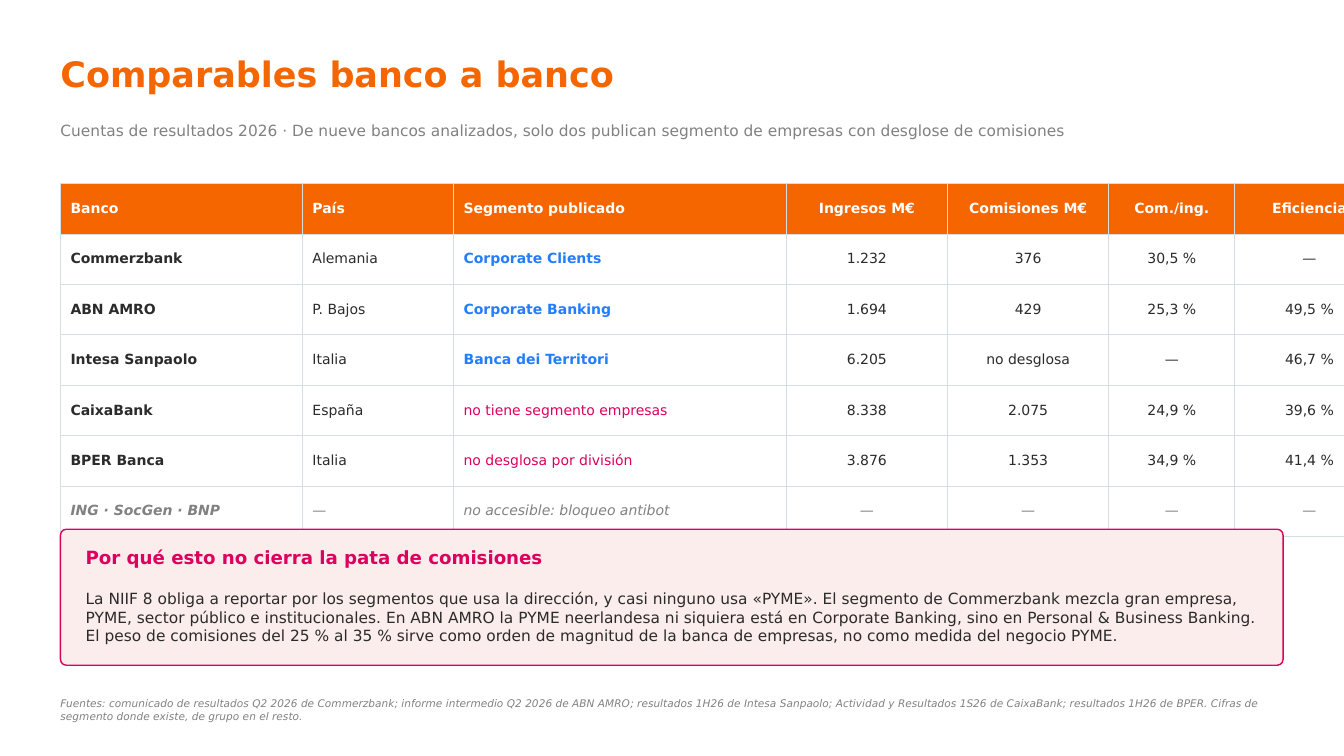
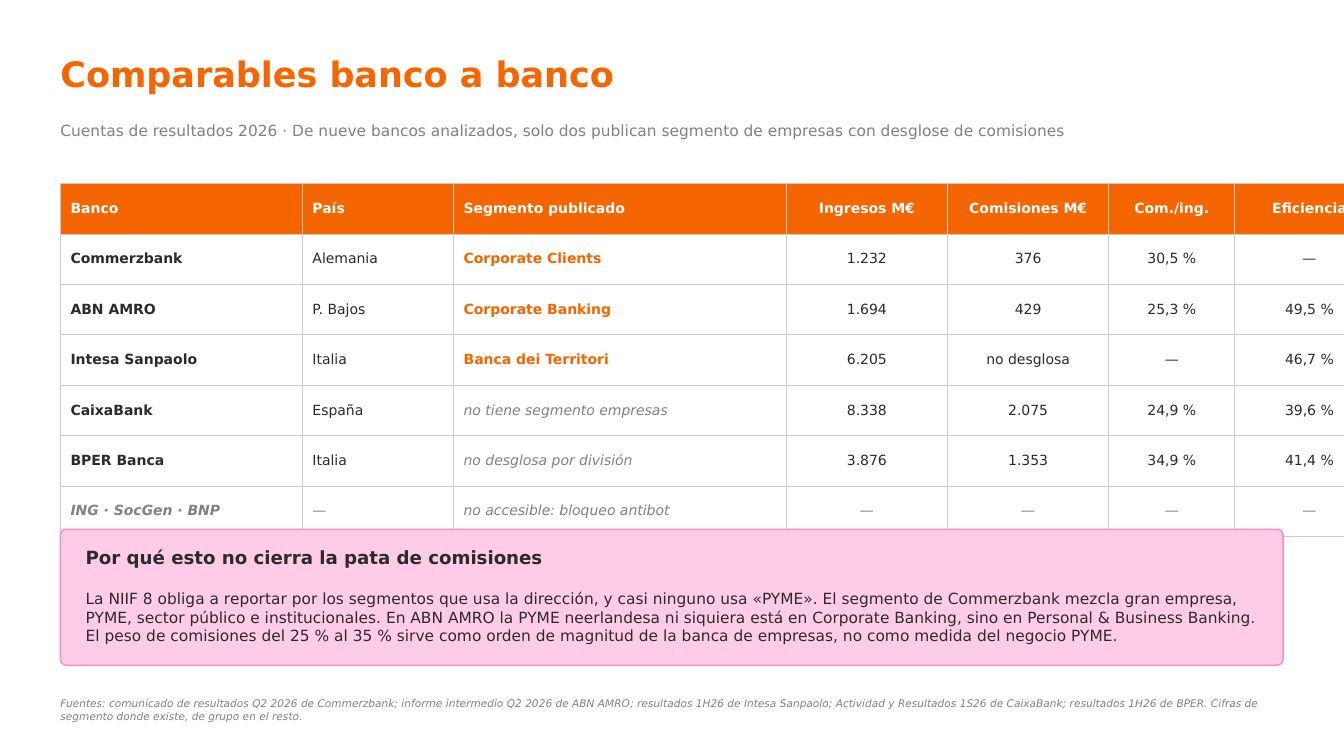
Before and after one commit to agomez2812-lang/sturdy-barnacle, a slide deck: slide 18 of pres/rentabilidad_pyme.pptx. Drawn at 1344x756 pixels with LibreOffice and Linux fonts; fonts in the diff are those of the drawing. Boxes give left, top, right and bottom in pixels: in the first picture for what was removed or moved away, otherwise in the second. Text is boxed around its words. In the diff, an @@ line names an element or a change of style, - is before the commit and + after.

```diff
--- a/pres/rentabilidad_pyme.pptx
+++ b/pres/rentabilidad_pyme.pptx
@@ table at (x1=60, y1=184, x2=1344, y2=522) @@
@@ text colour #237DFF to #F56600 in "Corporate Clients", "Corporate Banking", "Banca dei Territori" @@
@@ text colour #DC005F to #818181, italic on in "no tiene segmento empresas", "no desglosa por división" @@
@@ borders changed @@
@@ rounded rectangle at (x1=60, y1=529, x2=1284, y2=665): fill #FBEDEB to #FFCCE8; outline #DC005F 1 pt to #FF8AC2 1 pt @@
@@ text "Por qué esto no cierra ..." at (x1=86, y1=550, x2=542, y2=568): text colour #DC005F to #2B2B2B @@
```
Also in this commit, not shown: 20 other slides changed, 5 other files.
